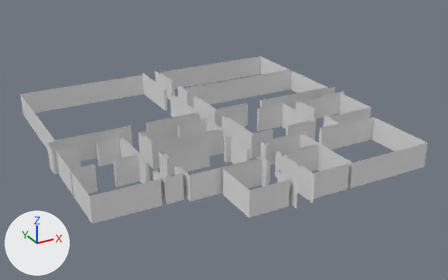
The Blender file Assets/Meshes/OfficeLayouts.blend as it was, and as the next commit left it.
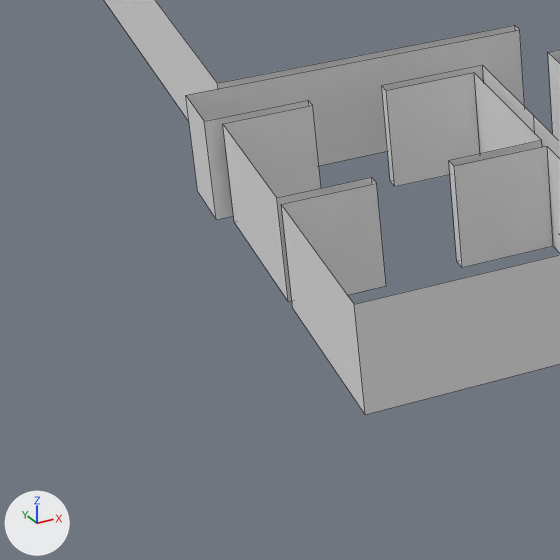
The first picture shows the older version from a 50 mm camera at (-33.1, -63.5, 30.9) aimed at (1.0, -1.4, -0.1). The close-ups show the older and then the newer version on the part from 0% to 32% of the width and 43% to 93% of the height of that picture. Only the edits that show in the close-ups are written down. Every picture has the same lights, and +X, +Y and +Z are marked at lower left. The close-ups show mesh edges as thin lines. The same objects are shown in both versions, whatever each file hides.

Objects in the first close-up: 'Layout01Walls'.
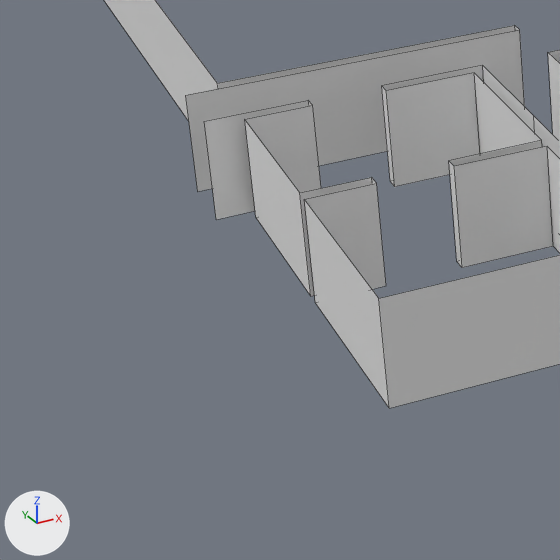
Boxes [x1, y1, x2, y2] around the edits, measured in the close-ups (560 x 560 px):
'Layout01Walls', reshaped
    before: [104, 0, 560, 415]
    after: [104, 0, 560, 408]
part 1 of me_plane_007, cut back
    before: [186, 96, 560, 415]
    after: [245, 105, 560, 408]

The change, as a list of edits to the scene's bpy script:
```text
Change me_plane_007:
    used by ob_layout01walls; location = (0.0, 0.0, 0.0)
    verts and faces of me_plane_007; kept vertices keep their numbers, new ones are numbered from 336
    before: 14 (-20.0, 1.0, 0.0) at pixel (197, 191), 15 (-20.0, -1.0, 0.0) at pixel (216, 219), 72 (-19.6, -6.6, 0.0) at pixel (288, 301), 74 (-19.6, -1.4, 0.0) at pixel (234, 222), 76 (-19.6, -13.0, 0.0) at pixel (365, 414)
    before: 78 (-19.6, -7.0, 0.0) at pixel (292, 308), 182 (-20.0, 1.0, 3.0) at pixel (185, 95), 183 (-20.0, -1.0, 3.0) at pixel (204, 121), 240 (-19.6, -6.6, 3.0) at pixel (276, 197), 242 (-19.6, -1.4, 3.0) at pixel (222, 123)
    before: 244 (-19.6, -13.0, 3.0) at pixel (354, 304), 246 (-19.6, -7.0, 3.0) at pixel (281, 204)
    remove me_plane_007.from_pydata(...)  # 336 vertices, 168 faces; spans x -20.0..20.0, y -20.0..20.0, z 0.0..3.0
    add me_plane_007.from_pydata(...)  # 336 vertices, 164 faces; spans x -20.0..20.0, y -20.0..20.0, z 0.0..3.0
    me_plane_007 part 1
    add delete_faces([(14, 182, 183, 15)])
    add for i in [72, 74, 76, 78, 240, 242, 244, 246]: verts[i] += (0.6, 0.0, 0.0)
    other edits to the shape of me_plane_007 do not show in these pictures
```
